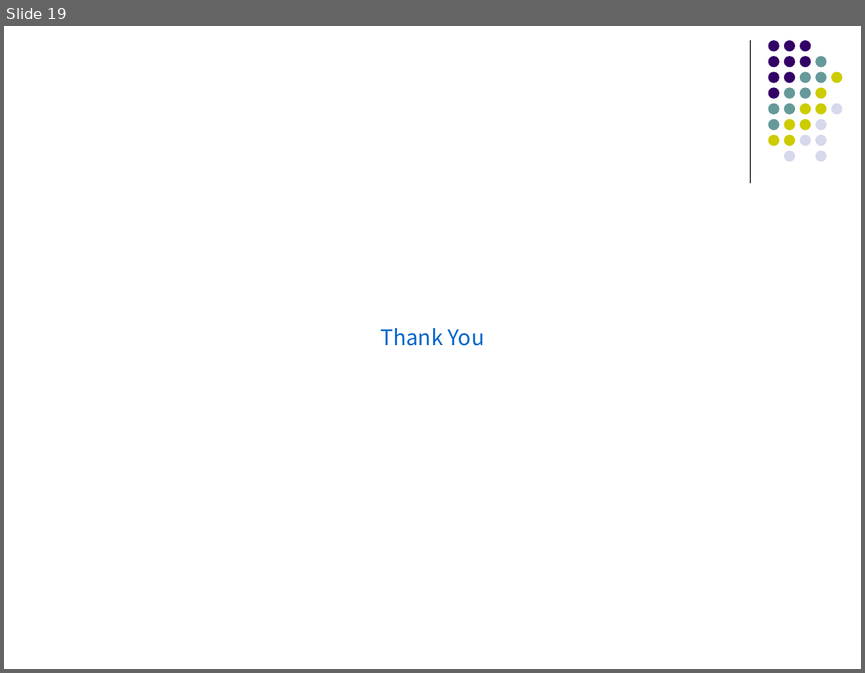
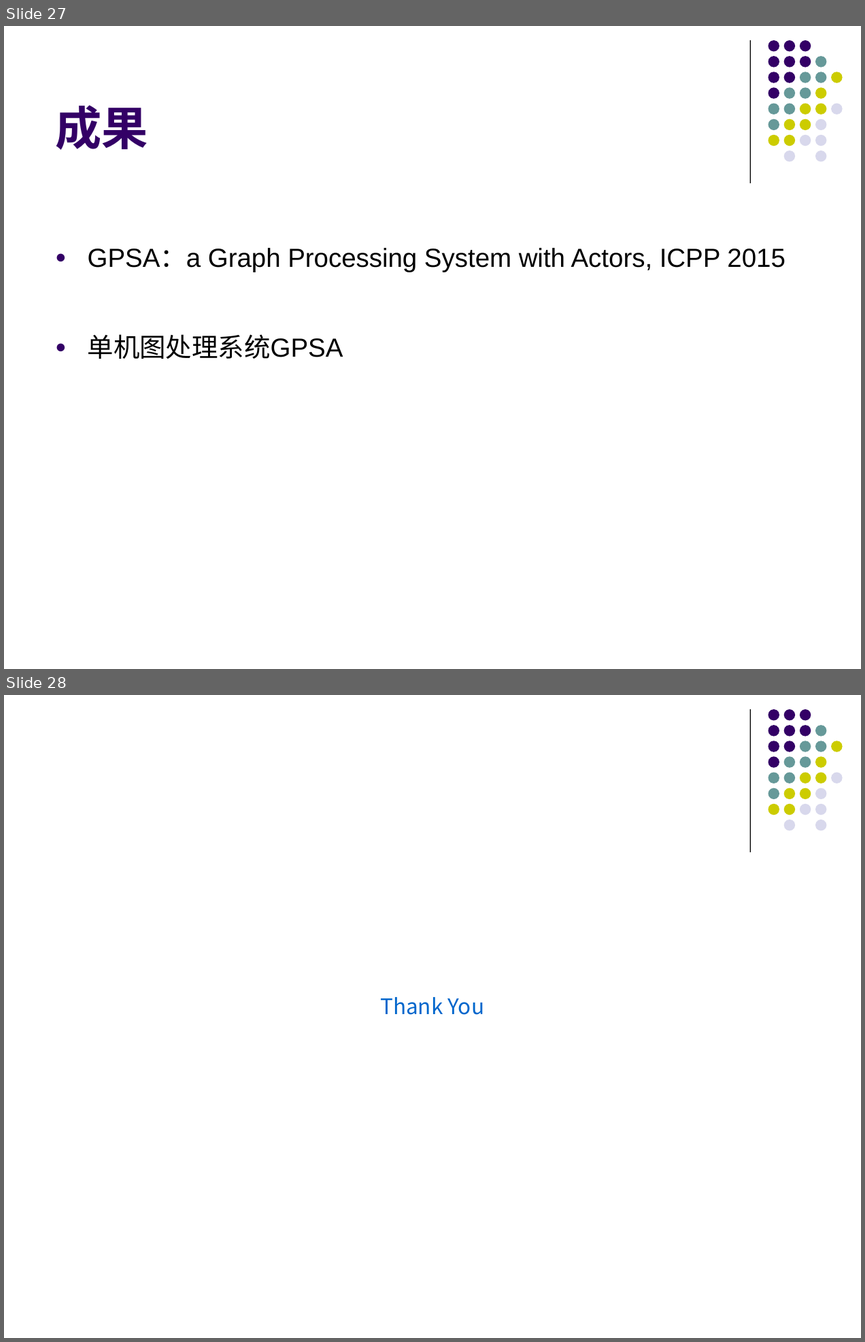
Before and after one commit to gitDangerSnake/dalunwen, a slide deck: graph.ppt. Shown one above the other, each under a label of ours: slide 19 before the commit, slides 27 and 28 after it. The pictures are 865x673 and 865x1342 pixels, drawn with LibreOffice and Linux fonts; fonts in the diff are those of the drawing. Boxes give left, top, right and bottom in pixels: in the first picture for what was removed or moved away, otherwise in the second. Text is boxed around its words. In the diff, an @@ line names an element or a change of style, - is before the commit and + after.

```diff
--- a/graph.ppt
+++ b/graph.ppt
@@ slide 27 added at <box>4,26,861,669</box>, background #FFFFFF; not listed: 32 template elements that a slide beside it also shows @@
@@ title added at <box>55,105,147,150</box>, 39 pt, text #330066, bold @@
+成果
@@ text added at <box>88,248,785,359</box>, 22 pt, text #000000 @@
+● GPSA：a Graph Processing System with Actors, ICPP 2015
+● 单机图处理系统GPSA
@@ what was slide 19 is now slide 28 @@
```
Also in this commit, not shown: 5 slides changed, 17 other slides added, 9 slides removed, 10 other files.
